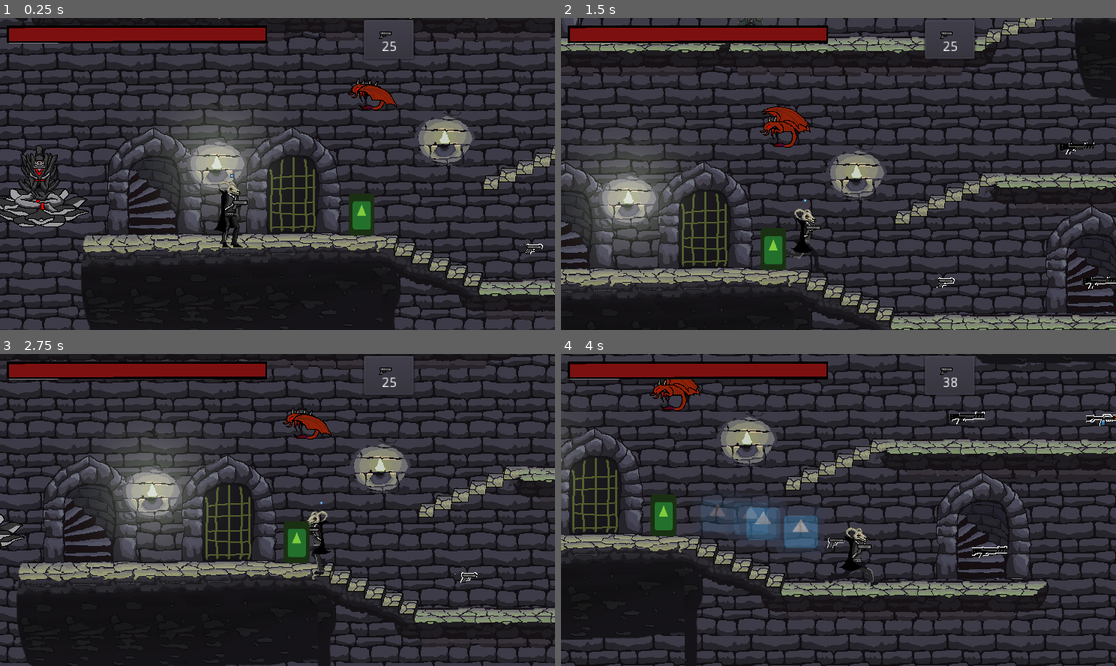
Above: before the commit, frames 1-4 (two rows, left to right).
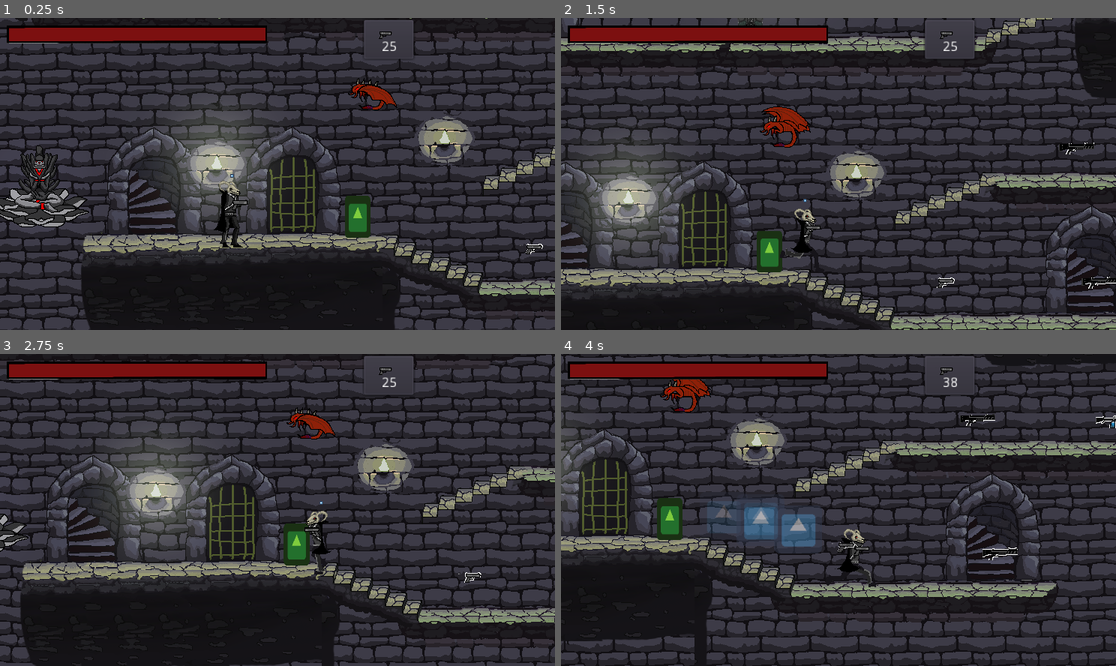
Above: after the commit, the same moments.

Repository: IgorBayerl/godot-game-liliths-crusade
Game: Godot game, scene res://src/Scenes/Main.tscn
Same seed, same stepped clock (60 frames per second), same inputs: the game is played once before the commit and once after it. The engine's default icon, where the game draws it, is replaced by a stand-in: a white triangle on a blue panel in a dark square.
Inputs (mouse positions are in pixels of both pictures, inside the frame that each line leads up to):
- Up to frame 1 (0.25 s): no input
- Up to frame 2 (1.5 s): move the mouse to (960, 158) at 0.52 s; hold Right (move_RIGHT) 0.53-1.25 s; tap 1 (Gun_1) at 0.6 s; click (960, 158) at 0.67 s; tap Space (jump) at 0.77 s; drag from (727, 189) to (860, 192) at 1.27 s
- Up to frame 3 (2.75 s): move the mouse to (333, 441) at 2.02 s; hold Left (move_LEFT) from 2.03 s (still down); tap 3 (Gun_3) at 2.1 s
- Up to frame 4 (4 s): release Left (move_LEFT) at 2.75 s; drag from (810, 572) to (672, 463) at 2.77 s; move the mouse to (1005, 556) at 3.52 s; hold Right (move_RIGHT) from 3.53 s (still down); tap Z (hability) at 3.6 s; tap Space (jump) at 3.77 s

The runs differ from the first frame. In frame 1, 0.4% of the frame differs, in the area x 62-68%, y 56-71%; in frame 2, 0.4%; in frame 3, 17%; in frame 4, 31%, in the area x 0-100%, y 0-100%.

Commit message:
particula de dano

Diff:
--- a/src/Actors/Barril.tscn
+++ b/src/Actors/Barril.tscn
@@ -1,7 +1,8 @@
-[gd_scene load_steps=4 format=2]
+[gd_scene load_steps=5 format=2]
 
 [ext_resource path="res://icon.png" type="Texture" id=1]
 [ext_resource path="res://src/Scripts/quebraveis.gd" type="Script" id=2]
+[ext_resource path="res://src/Actors/Efeitos/Damage_Particle.tscn" type="PackedScene" id=3]
 
 [sub_resource type="RectangleShape2D" id=1]
 extents = Vector2( 15.1824, 26.9609 )
@@ -19,3 +20,9 @@
 
 [node name="CollisionShape2D" type="CollisionShape2D" parent="."]
 shape = SubResource( 1 )
+
+[node name="damage_particle" parent="." instance=ExtResource( 3 )]
+position = Vector2( -0.460449, -0.365723 )
+scale = Vector2( 0.537373, 0.872039 )
+amount = 16
+randomness = 0.61
--- /dev/null
+++ b/src/Actors/Efeitos/Damage_Particle.tscn
@@ -0,0 +1,29 @@
+[gd_scene load_steps=2 format=2]
+
+[sub_resource type="ParticlesMaterial" id=1]
+emission_shape = 1
+emission_sphere_radius = 14.3
+flag_disable_z = true
+spread = 35.66
+gravity = Vector3( 0, 98, 0 )
+initial_velocity = 188.68
+initial_velocity_random = 0.76
+orbit_velocity = 0.0
+orbit_velocity_random = 0.0
+scale = 4.0
+scale_random = 1.0
+color = Color( 0.737255, 0.956863, 0.745098, 1 )
+hue_variation = 0.19
+hue_variation_random = 0.77
+
+[node name="Particle" type="Particles2D"]
+position = Vector2( 0.222725, 0 )
+emitting = false
+amount = 9
+lifetime = 0.7
+one_shot = true
+speed_scale = 3.86
+explosiveness = 0.88
+randomness = 0.22
+local_coords = false
+process_material = SubResource( 1 )
--- a/src/Scenes/Main.tscn
+++ b/src/Scenes/Main.tscn
@@ -94,6 +94,9 @@
 [node name="MainController" type="Node2D" parent="."]
 script = ExtResource( 8 )
 
+[node name="Barril" parent="MainController" instance=ExtResource( 12 )]
+position = Vector2( 741.5, 743 )
+
 [node name="Player" parent="MainController" instance=ExtResource( 1 )]
 position = Vector2( 571.172, 684.257 )
 scale = Vector2( 0.519995, 0.519995 )
@@ -105,10 +108,6 @@
 [node name="GetItem_CollisionShape" type="CollisionShape2D" parent="MainController/Player/GetItem"]
 position = Vector2( -0.00012207, 25.9325 )
 shape = SubResource( 6 )
-
-[node name="Aroldo" parent="MainController" instance=ExtResource( 3 )]
-position = Vector2( 1098.74, 213.812 )
-collision_layer = 2
 
 [node name="Aroldo2" parent="MainController" instance=ExtResource( 3 )]
 position = Vector2( 1759.77, 333.653 )
@@ -124,9 +123,6 @@
 
 [node name="Roberto" parent="MainController" instance=ExtResource( 11 )]
 position = Vector2( 756.399, 583.357 )
-
-[node name="Barril" parent="MainController" instance=ExtResource( 12 )]
-position = Vector2( 746.66, 739.776 )
 
 [node name="CanvasLayer" type="CanvasLayer" parent="MainController"]
 
--- a/src/Scripts/colisionEffect.gd
+++ b/src/Scripts/colisionEffect.gd
@@ -1,6 +1,3 @@
 extends Sprite
-
-
 func _ready() -> void:
-	print('explosion')
 	$AnimationPlayer.play("Explosion")
--- a/src/Scripts/collision_particle.gd
+++ b/src/Scripts/collision_particle.gd
@@ -1,11 +1,3 @@
 extends RigidBody2D
-
-
-# Declare member variables here. Examples:
-# var a: int = 2
-# var b: String = "text"
-
-
-# Called when the node enters the scene tree for the first time.
 func _ready() -> void:
 	$AnimationPlayer.play("Particle")
--- a/src/Scripts/quebraveis.gd
+++ b/src/Scripts/quebraveis.gd
@@ -8,6 +8,8 @@
 func take_damage(damage,damage_direction):
 	get_parent().get_node("Player").camera_shake(0.2)
 	health -= damage
+	$damage_particle.rotation_degrees = damage_direction + 180
+	$damage_particle.emitting = true
 
 
 func _death_detection():
